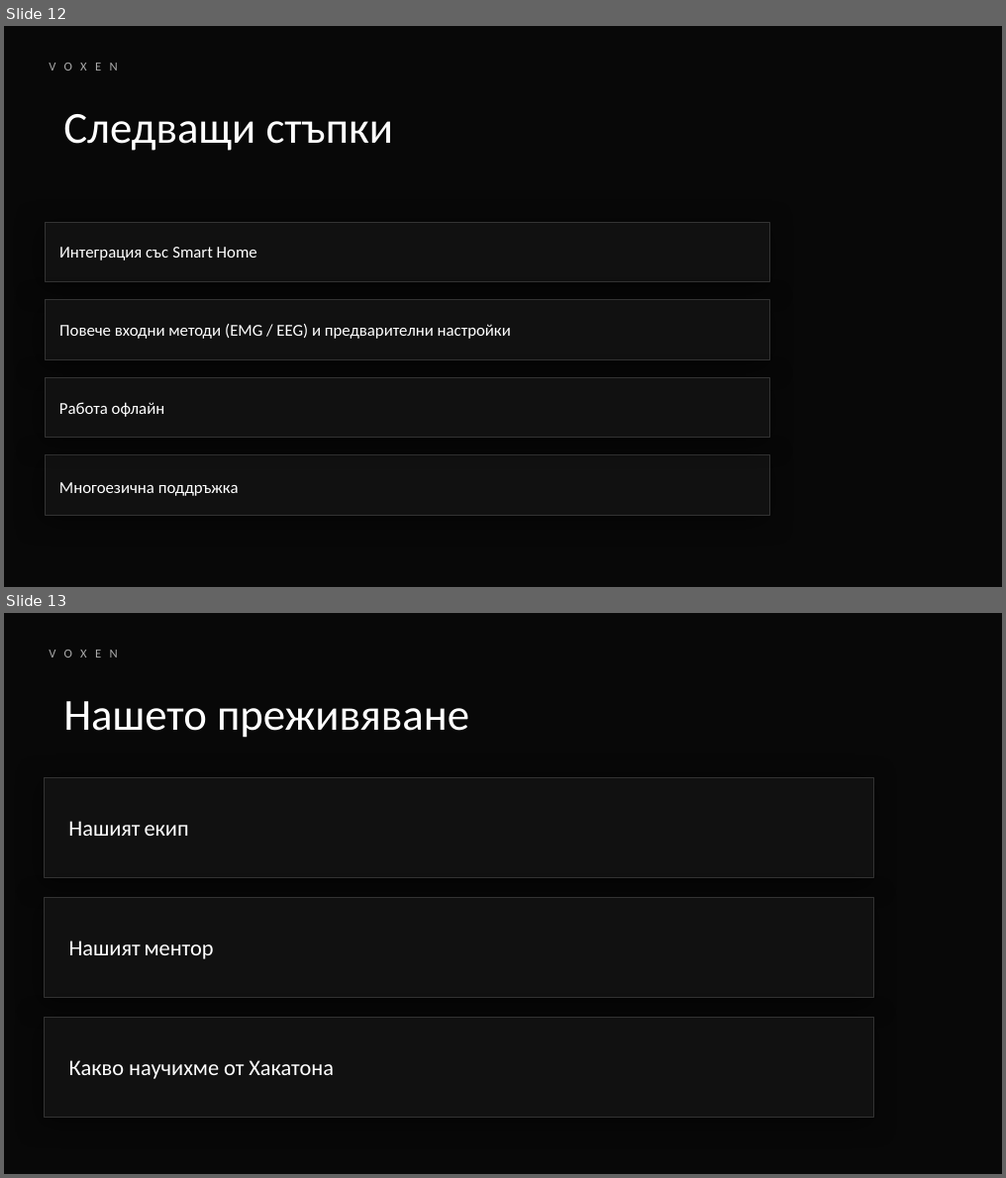
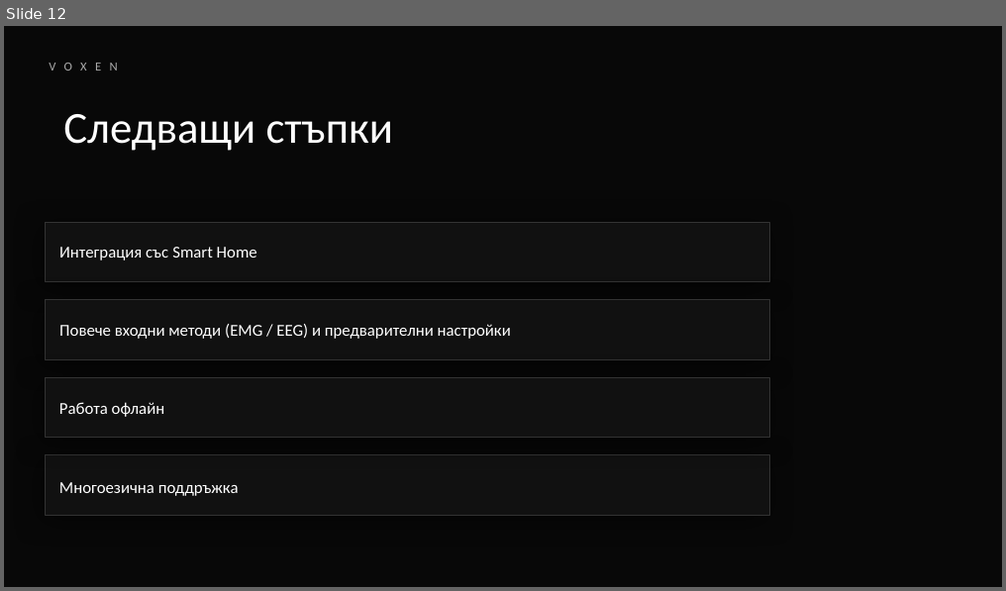
Before and after one commit to alekmiltenov/Voxen, a slide deck: frontend/Voxen.pptx. Shown one above the other, each under a label of ours: slides 12 and 13 before the commit, slide 12 after it. The pictures are 1006x1178 and 1006x591 pixels, drawn with LibreOffice and Linux fonts; fonts in the diff are those of the drawing. Boxes give left, top, right and bottom in pixels: in the first picture for what was removed or moved away, otherwise in the second. Text is boxed around its words. In the diff, an @@ line names an element or a change of style, - is before the commit and + after.

```diff
--- a/frontend/Voxen.pptx
+++ b/frontend/Voxen.pptx
@@ slide 13 removed at (x1=4, y1=613, x2=1002, y2=1174), background #080808 @@
@@ text removed at (x1=49, y1=641, x2=249, y2=665) @@
-VOXEN
@@ text removed at (x1=63, y1=701, x2=469, y2=738) @@
-Нашето преживяване
@@ rectangle removed at (x1=44, y1=777, x2=874, y2=877) @@
@@ text removed at (x1=68, y1=821, x2=189, y2=836) @@
-Нашият екип
@@ rectangle removed at (x1=44, y1=897, x2=874, y2=997) @@
@@ text removed at (x1=69, y1=941, x2=214, y2=959) @@
-Нашият ментор
@@ rectangle removed at (x1=44, y1=1017, x2=874, y2=1117) @@
@@ text removed at (x1=69, y1=1060, x2=334, y2=1079) @@
-Какво научихме от Хакатона
```
Also in this commit, not shown: 2 slides changed, 1 slide added, 1 other slide removed.
